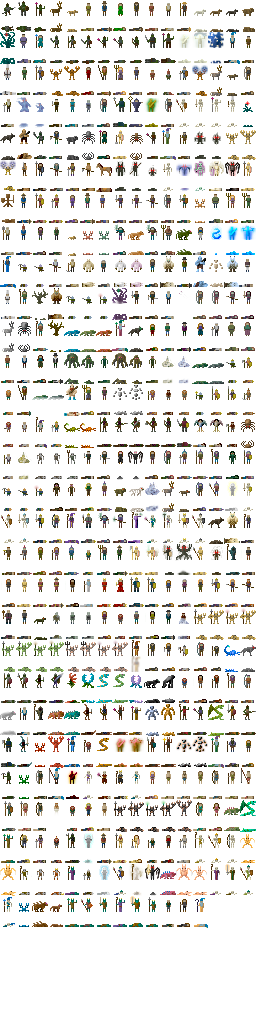
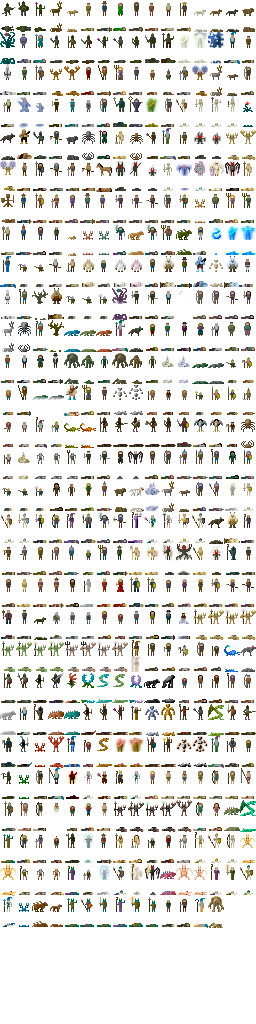
Two versions of the same layered image (256x1024). Layer-by-layer changes:
painted on "Background" over box(208, 896, 224, 928)
